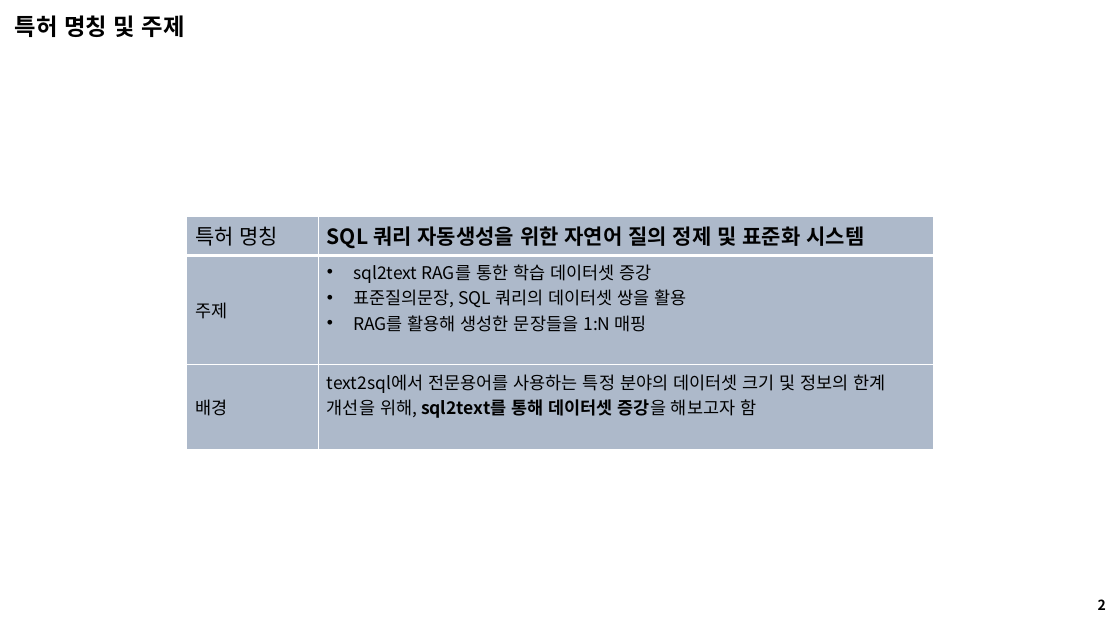
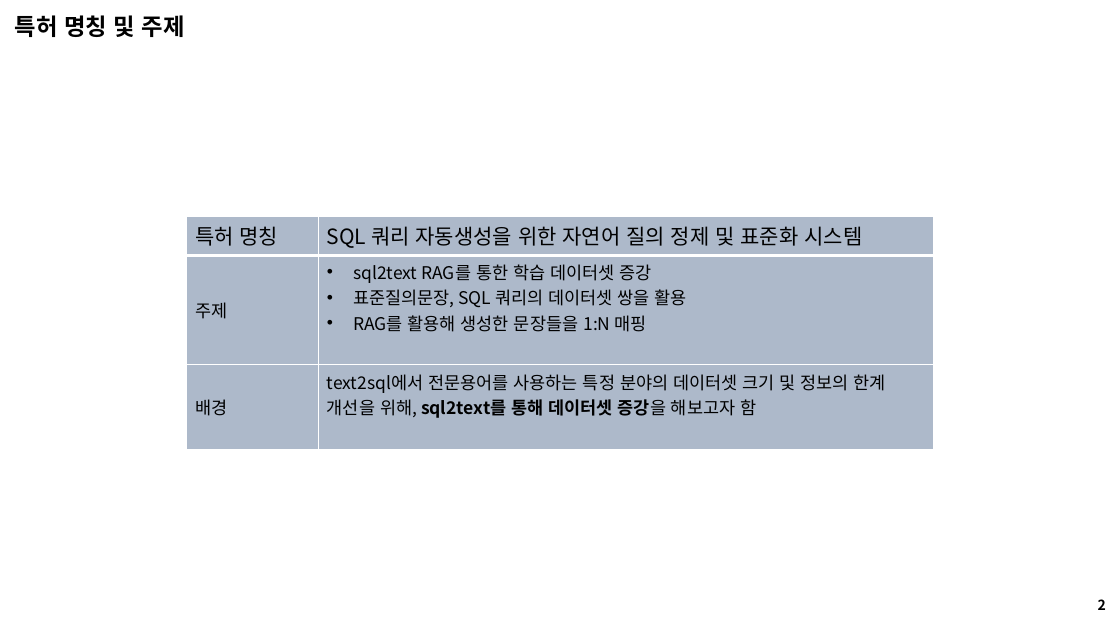
Before and after one commit to seungdeng/DELab, a slide deck: slide 2 of PPT/DSLab_이승건_특허.pptx. Drawn at 1120x630 pixels with LibreOffice and Linux fonts; fonts in the diff are those of the drawing. Boxes give left, top, right and bottom in pixels: in the first picture for what was removed or moved away, otherwise in the second. Text is boxed around its words. In the diff, an @@ line names an element or a change of style, - is before the commit and + after.

```diff
--- a/PPT/DSLab_이승건_특허.pptx
+++ b/PPT/DSLab_이승건_특허.pptx
@@ table at <box>187,217,933,422</box> @@
@@ bold off in "SQL 쿼리 자동생성을 위한 자연어 질의 정제 ..." @@
```
Also in this commit, not shown: 2 other slides changed, 5 slides added, 3 slides removed.
